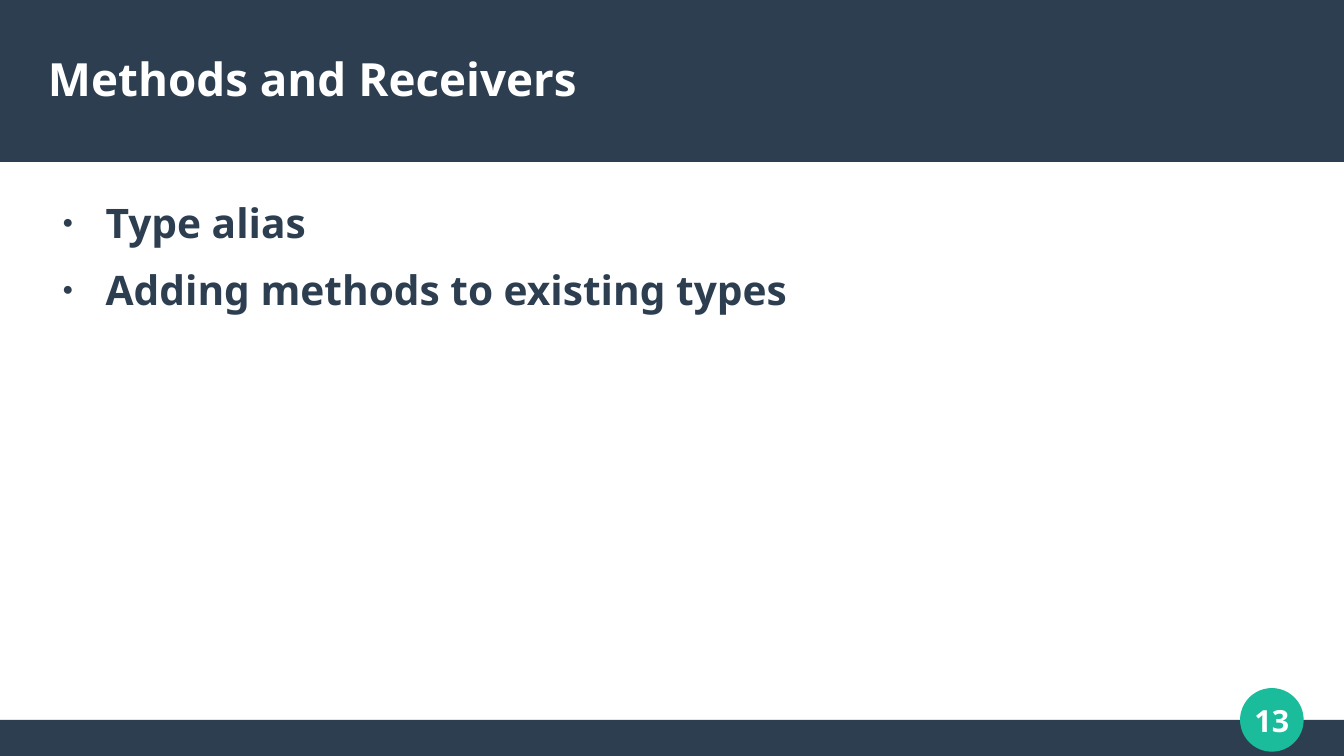
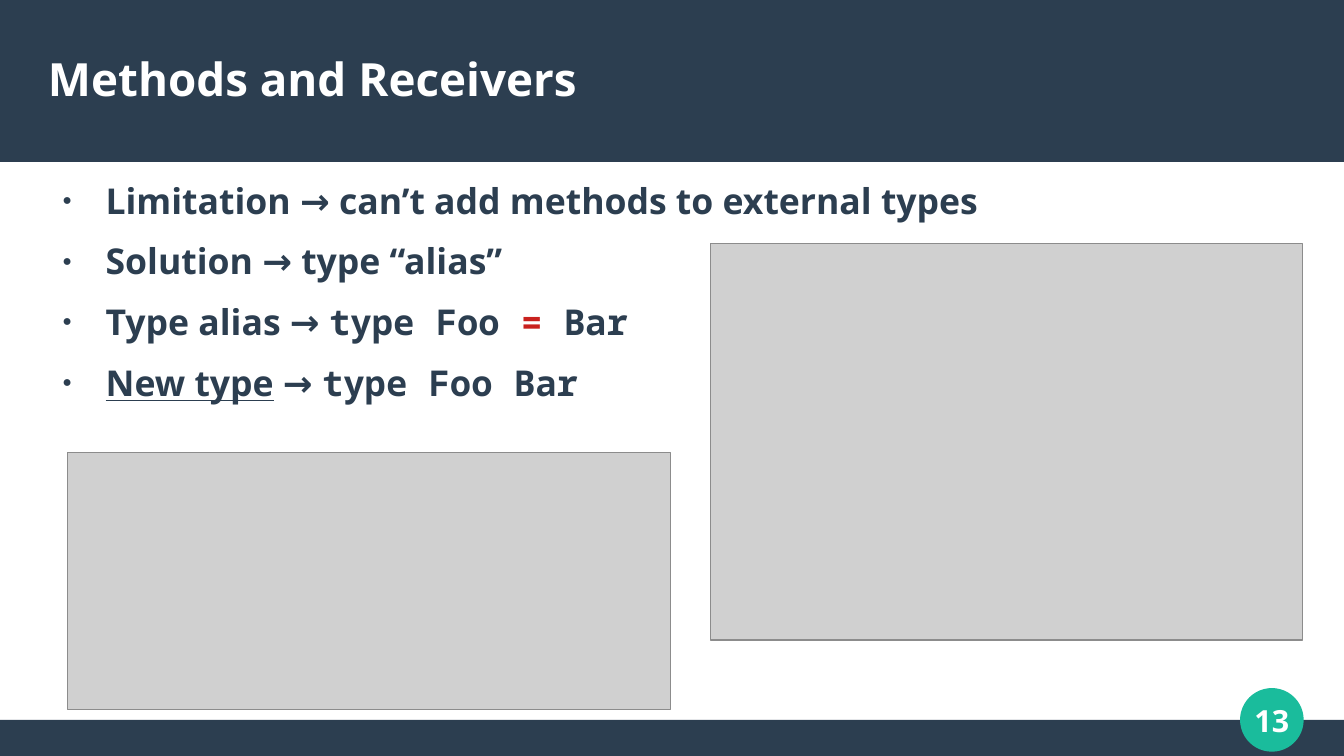
Before and after one commit to calvincramer/golang-training-2-completed, a slide deck: slide 13 of presentation-2.odp. Drawn at 1344x756 pixels with LibreOffice and Linux fonts; fonts in the diff are those of the drawing; grey boxes stand for pictures. Boxes give left, top, right and bottom in pixels: in the first picture for what was removed or moved away, otherwise in the second. Text is boxed around its words. In the diff, an @@ line names an element or a change of style, - is before the commit and + after.

```diff
--- a/presentation-2.odp
+++ b/presentation-2.odp
@@ text removed at (x1=106, y1=207, x2=787, y2=315) @@
-● Type alias
-● Adding methods to existing types
@@ text added at (x1=106, y1=187, x2=978, y2=405), 21 pt, text #2C3E50, bold @@
+● Limitation → can’t add methods to external types
+● Solution → type “alias”
+● Type alias → type Foo = Bar
+● New type → type Foo Bar
@@ picture added at (x1=711, y1=244, x2=1304, y2=640) @@
@@ picture added at (x1=67, y1=452, x2=671, y2=710) @@
```
Also in this commit, not shown: 17 other slides changed, 5 slides added, 1 slide removed, 1 other file.
